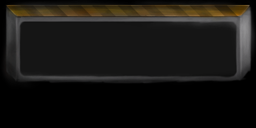
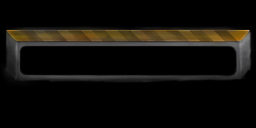
Layers edited between the first and the second 256 x 128 image:
painted on "Background" over <box>1,0,256,87</box>
